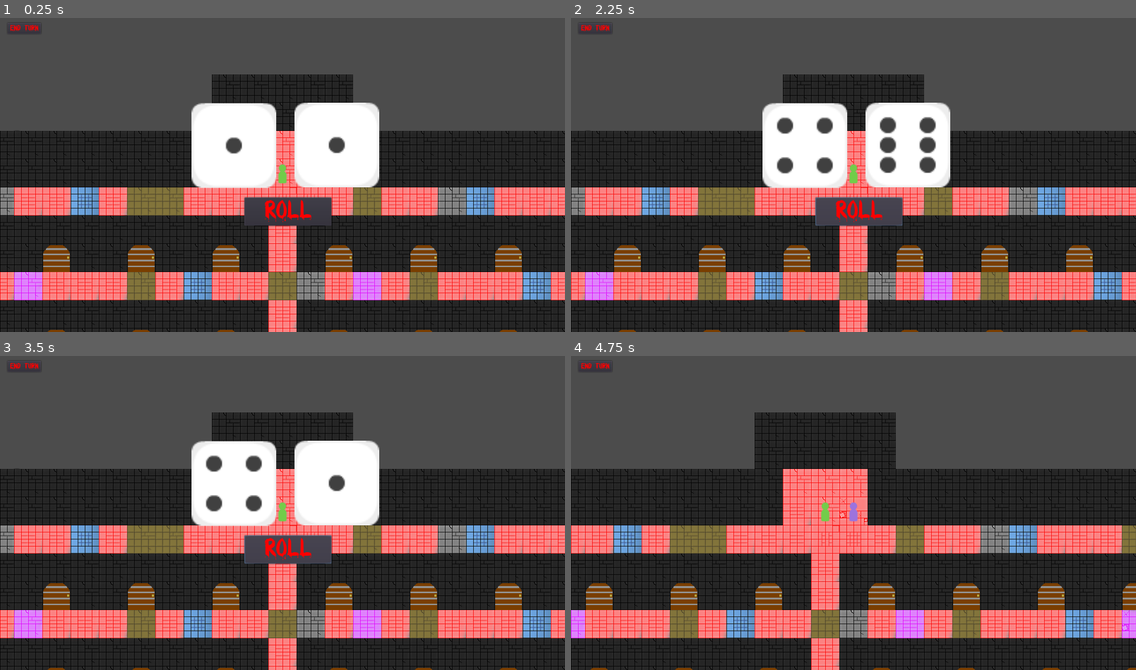
Above: before the commit, frames 1-4 (two rows, left to right).
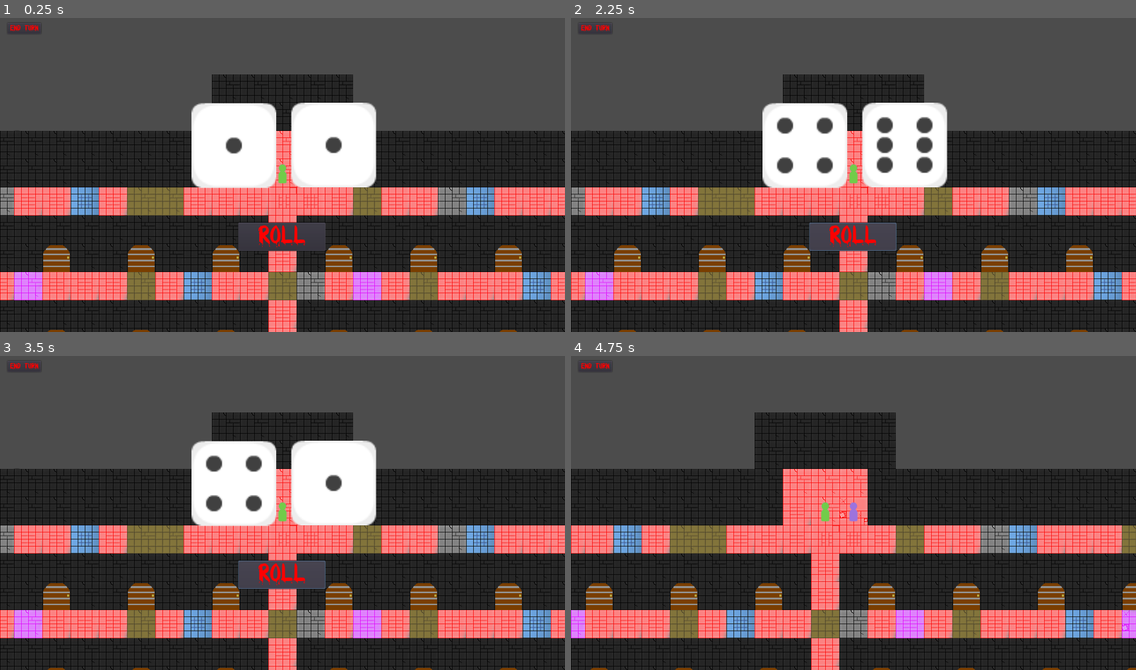
Above: after the commit, the same moments.

Repository: 44351-w22/protech-adaptation-game-sounds-good-studios
Game: Godot game, scene res://World.tscn
The game is run twice, just before and just after one commit, with the same random seed, the same clock (stepped at 60 frames per second) and the same inputs.
Inputs (mouse positions are in pixels of both pictures, inside the frame that each line leads up to):
- Up to frame 1 (0.25 s): no input
- Up to frame 2 (2.25 s): click "End Turn" at 0.5 s; click (587, 134) at 1.27 s; click "ROLL" at 2 s
- Up to frame 3 (3.5 s): hold Right (ui_right) from 2.78 s (still down)
- Up to frame 4 (4.75 s): tap Enter at 3.5 s; release Right (ui_right) at 3.53 s; hold Down (ui_down) 3.53-4.28 s; hold Right (ui_right) from 4.28 s (still down)

The runs differ from the first frame. In frame 1, 2.8% of the frame differs, in the area x 42-68%, y 26-75%; in frame 2, 3.5%; in frame 3, 3.1%; in frame 4, less than 0.1%.

Commit message:
total of 4 players

Diff:
--- a/Dice_Roller.tscn
+++ b/Dice_Roller.tscn
@@ -28,15 +28,19 @@
 texture = ExtResource( 2 )
 
 [node name="DiceB" type="Sprite" parent="."]
-position = Vector2( 763, 296 )
+position = Vector2( 756, 296 )
 scale = Vector2( 3, 3 )
 texture = ExtResource( 2 )
 
 [node name="Button" type="Button" parent="."]
-margin_left = 554.0
-margin_top = 415.0
-margin_right = 751.0
-margin_bottom = 479.0
+anchor_left = 0.5
+anchor_top = 1.0
+anchor_right = 0.5
+anchor_bottom = 1.0
+margin_left = -100.0
+margin_top = -248.0
+margin_right = 97.0
+margin_bottom = -184.0
 custom_colors/font_color_disabled = Color( 1, 0, 0, 1 )
 custom_colors/font_color_focus = Color( 1, 0, 0, 1 )
 custom_colors/font_color = Color( 1, 0, 0, 1 )
--- a/World.gd
+++ b/World.gd
@@ -3,8 +3,12 @@
 onready var cam = $GameCam
 onready var p1 = $Player1
 onready var p2 = $Player2
+onready var p3 = $Player3
+onready var p4 = $Player4
 onready var p1Sprite = $Player1/Sprite
 onready var p2Sprite = $Player2/Sprite
+onready var p3Sprite = $Player3/Sprite
+onready var p4Sprite = $Player4/Sprite
 onready var dice = $CanvasLayer/Dice_Roller
 onready var totalDiceRoll = dice.totalRoll
 onready var currentPlayer = p1
@@ -20,6 +24,8 @@
 func _ready():
 	p1Sprite.texture = skins[0]
 	p2Sprite.texture = skins[1]
+	p3Sprite.texture = skins[2]
+	p4Sprite.texture = skins[4]
 	move_camera(p1)
 
 func move_camera(p):
@@ -52,10 +58,15 @@
 	currentPlayer.movesLeft = totalDiceRoll
 
 func _on_EndTurn_pressed():
+	currentPlayer.movesLeft = 0
 	currentPlayer = nextPlayer
 	if currentPlayer == p1:
 		nextPlayer = p2
 	elif currentPlayer == p2:
+		nextPlayer = p3
+	elif currentPlayer == p3:
+		nextPlayer = p4
+	elif currentPlayer == p4:
 		nextPlayer = p1
 	else:
 		print("error")
--- a/World.tscn
+++ b/World.tscn
@@ -39,6 +39,10 @@
 [node name="Doors" parent="." instance=ExtResource( 2 )]
 tile_data = PoolIntArray( 327675, 0, 0, 327678, 0, 0, 262145, 0, 0, 262148, 0, 0, 262151, 0, 0, 262155, 0, 0, 262158, 0 …(632 unchanged characters)…
 
+[node name="Player4" parent="." instance=ExtResource( 3 )]
+
+[node name="Player3" parent="." instance=ExtResource( 3 )]
+
 [node name="Player2" parent="." instance=ExtResource( 3 )]
 
 [node name="Player1" parent="." instance=ExtResource( 3 )]
@@ -67,11 +71,15 @@
 "_edit_use_anchors_": false
 }
 
+[connection signal="Collision" from="Player4" to="." method="_on_Player1_Collision"]
+[connection signal="Collision" from="Player3" to="." method="_on_Player1_Collision"]
 [connection signal="Collision" from="Player2" to="." method="_on_Player1_Collision"]
 [connection signal="Collision" from="Player1" to="." method="_on_Player1_Collision"]
 [connection signal="pressed" from="CanvasLayer/Dice_Roller/Button" to="." method="_on_Button_pressed"]
 [connection signal="pressed" from="CanvasLayer/EndTurn" to="." method="_on_EndTurn_pressed"]
 
+[editable path="Player4"]
+[editable path="Player3"]
 [editable path="Player2"]
 [editable path="Player1"]
 [editable path="CanvasLayer/Dice_Roller"]
